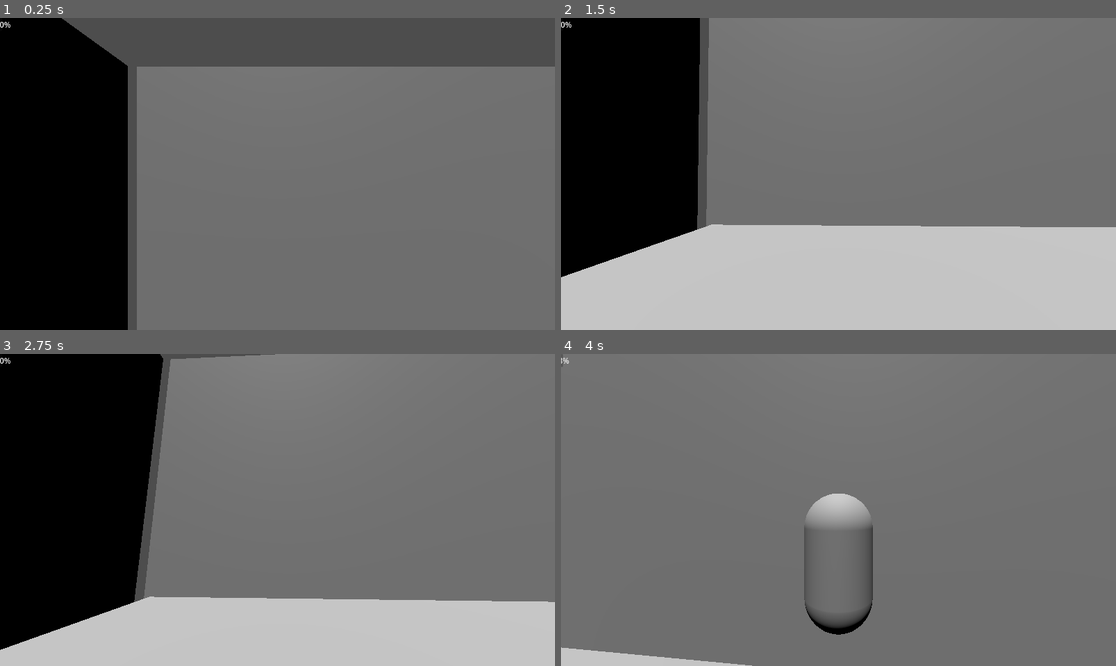
Above: before the commit, frames 1-4 (two rows, left to right).
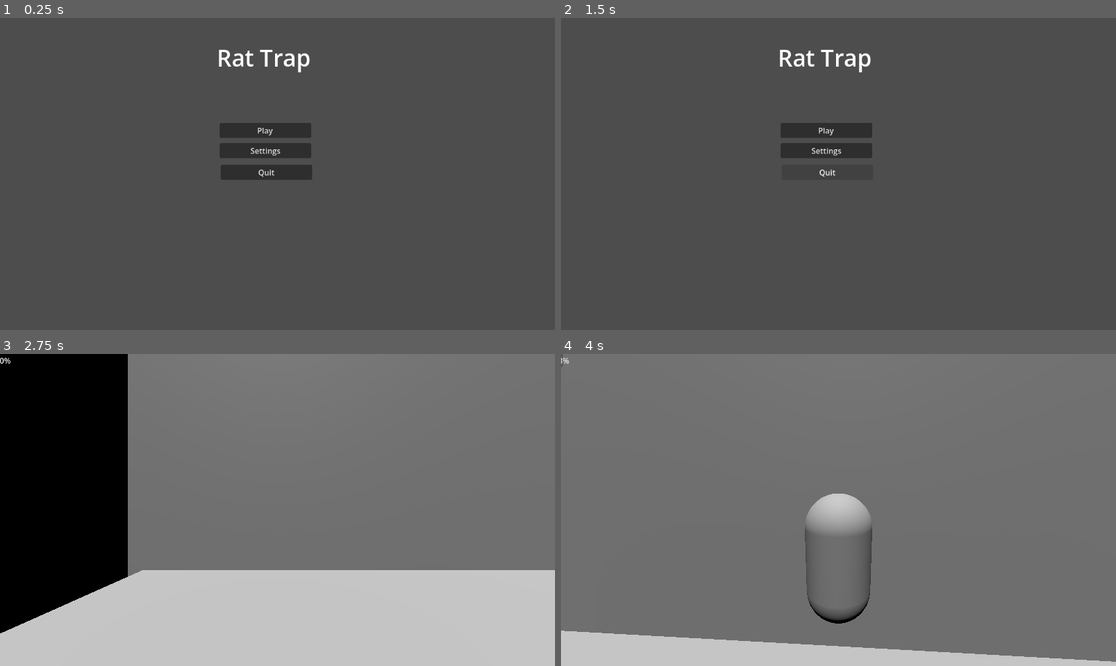
Above: after the commit, the same moments.

Repository: natmar68-cmyk/Rat_Trap
Game: Godot game, scene res://Scenes/menu.tscn
Two runs of this game, one before a commit and one after it. Both use one fixed random seed, a clock stepped at 60 frames per second and the inputs below. Before the commit the project starts from res://Scenes/kitchen.tscn.
Inputs (mouse positions are in pixels of both pictures, inside the frame that each line leads up to):
- Up to frame 1 (0.25 s): no input
- Up to frame 2 (1.5 s): click (827, 152) at 0.5 s, where only the run after the commit has a clickable "Settings"; click (832, 167) at 1.25 s, where only the run after the commit has a clickable "Click here to return to menu"
- Up to frame 3 (2.75 s): click (266, 466) at 2 s, where only the run after the commit has a clickable "Play"
- Up to frame 4 (4 s): move the mouse to (866, 510) at 2.77 s; hold Ctrl (sprint) 2.78-3.53 s; hold W (move_forward) from 2.78 s (still down); tap Space (jump) at 3.02, 3.77 s; tap Enter at 3.5 s; move the mouse to (810, 510) at 3.52 s; tap F (toggle_camera) at 3.6 s

The runs differ from the first frame. In frame 1, 86% of the frame differs, in the area x 0-100%, y 0-100%; in frame 2, 99%; in frame 3, 13%; in frame 4, 6.1%.

Commit message:
rat hole

Diff:
--- a/Scenes/kitchen.tscn
+++ b/Scenes/kitchen.tscn
@@ -27,7 +27,7 @@
 [node name="Wall y-" type="CSGBox3D" parent="." unique_id=294544597]
 transform = Transform3D(1.9106853e-15, 4.371139e-08, 0.99999994, 0.9999999, -4.371139e-08, 0, 4.3711385e-08, 1, -4.3711385e-08, 0, 29.5, -50)
 use_collision = true
-size = Vector3(60, 0, 100)
+size = Vector3(60, 0, 101)
 
 [node name="Fridge" type="CSGBox3D" parent="." unique_id=42084637]
 transform = Transform3D(1.9106853e-15, 4.371139e-08, 0.99999994, 0.9999999, -4.371139e-08, 0, 4.3711385e-08, 1, -4.3711385e-08, 6.6307755, 22, -40.87291)
@@ -84,3 +84,8 @@
 [node name="DirectionalLight3D2" type="DirectionalLight3D" parent="." unique_id=2141064549]
 transform = Transform3D(1, 0, 0, 0, 0.4909342, 0.8711966, 0, -0.8711966, 0.4909342, 0, 43, 34.827698)
 sky_mode = 1
+
+[node name="CSGCylinder3D" type="CSGCylinder3D" parent="." unique_id=951287844]
+transform = Transform3D(1, 0, 0, 0, 0.04013183, -0.9991944, 0, 0.9991944, 0.04013183, -20.25611, 0.39317206, -49.297707)
+radius = 2.338
+height = 0.55
--- a/Scenes/menu.tscn
+++ b/Scenes/menu.tscn
@@ -1,7 +1,8 @@
 [gd_scene format=3 uid="uid://dubxkrjahpba0"]
 
-[ext_resource type="Script" uid="uid://c6jo25r4duexb" path="res://Scripts/quit.gd" id="1_1rerr"]
-[ext_resource type="Script" uid="uid://cmiaf8aa3ejrs" path="res://Scripts/play.gd" id="1_xhh6f"]
+[ext_resource type="Script" uid="uid://c6jo25r4duexb" path="res://Scripts/Menu Scripts/quit.gd" id="1_1rerr"]
+[ext_resource type="Script" uid="uid://cmiaf8aa3ejrs" path="res://Scripts/Menu Scripts/play.gd" id="1_xhh6f"]
+[ext_resource type="Script" uid="uid://dgule5t5mslv2" path="res://Scripts/Menu Scripts/settings.gd" id="2_cayip"]
 
 [node name="Menu" type="Node2D" unique_id=975360590]
 
@@ -29,6 +30,7 @@
 offset_right = 646.0
 offset_bottom = 291.0
 text = "Settings"
+script = ExtResource("2_cayip")
 
 [node name="Quit" type="Button" parent="." unique_id=961115492]
 anchors_preset = -1
@@ -54,4 +56,6 @@
 horizontal_alignment = 1
 
 [connection signal="pressed" from="Play" to="Play" method="_on_pressed"]
+[connection signal="pressed" from="Settings" to="Play" method="_on_settings_pressed"]
+[connection signal="pressed" from="Settings" to="Settings" method="_on_pressed"]
 [connection signal="pressed" from="Quit" to="Quit" method="_on_pressed"]
--- a/Scenes/settings.tscn
+++ b/Scenes/settings.tscn
@@ -1,3 +1,22 @@
 [gd_scene format=3 uid="uid://1v6aqifhi6rd"]
 
+[ext_resource type="Script" uid="uid://ddfaxucgqkb8o" path="res://Scripts/settings_return.gd" id="1_4geyq"]
+
 [node name="Settings" type="Node2D" unique_id=1317655628]
+
+[node name="Label" type="Label" parent="." unique_id=72852364]
+offset_left = 523.0
+offset_top = 275.0
+offset_right = 597.0
+offset_bottom = 298.0
+text = "SETTINGS"
+
+[node name="Settings_Return" type="Button" parent="." unique_id=1883649695]
+offset_left = 447.0
+offset_top = 298.0
+offset_right = 675.0
+offset_bottom = 329.0
+text = "Click here to return to menu"
+script = ExtResource("1_4geyq")
+
+[connection signal="pressed" from="Settings_Return" to="Settings_Return" method="_on_pressed"]
--- /dev/null
+++ b/Scripts/Menu Scripts/play.gd
@@ -0,0 +1,5 @@
+extends Button
+
+
+func _on_pressed() -> void:
+	get_tree().change_scene_to_file("res://Scenes/kitchen.tscn")
--- /dev/null
+++ b/Scripts/Menu Scripts/settings.gd
@@ -0,0 +1,4 @@
+extends Button
+
+func _on_pressed() -> void:
+	get_tree().change_scene_to_file("res://scenes/settings.tscn")
--- a/Scripts/play.gd
+++ /dev/null
@@ -1,5 +0,0 @@
-extends Button
-
-
-func _on_pressed() -> void:
-	get_tree().change_scene_to_file("res://scenes/kitchen.tscn")
--- /dev/null
+++ b/Scripts/settings_return.gd
@@ -0,0 +1,8 @@
+extends Button
+
+
+
+
+
+func _on_pressed() -> void:
+	get_tree().change_scene_to_file("res://Scenes/menu.tscn")
--- a/project.godot
+++ b/project.godot
@@ -11,7 +11,7 @@
 [application]
 
 config/name="Rat Trap"
-run/main_scene="uid://cwryah8rjcu28"
+run/main_scene="uid://dubxkrjahpba0"
 config/features=PackedStringArray("4.6", "Forward Plus")
 config/icon="res://icon.svg"
 
Not shown: 1 places in Scenes/kitchen.tscn that only renumber resources
Renamed: Scripts/play.gd.uid -> Scripts/Menu Scripts/play.gd.uid
Renamed: Scripts/quit.gd -> Scripts/Menu Scripts/quit.gd
Renamed: Scripts/quit.gd.uid -> Scripts/Menu Scripts/quit.gd.uid
Not shown, added: Scripts/Menu Scripts/settings.gd.uid
Not shown, added: Scripts/settings_return.gd.uid
